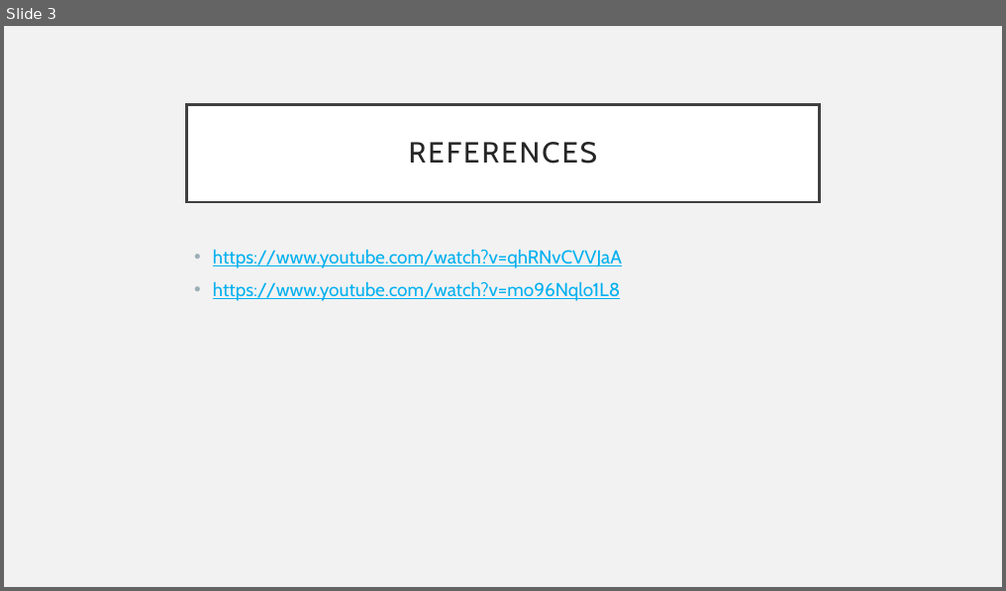
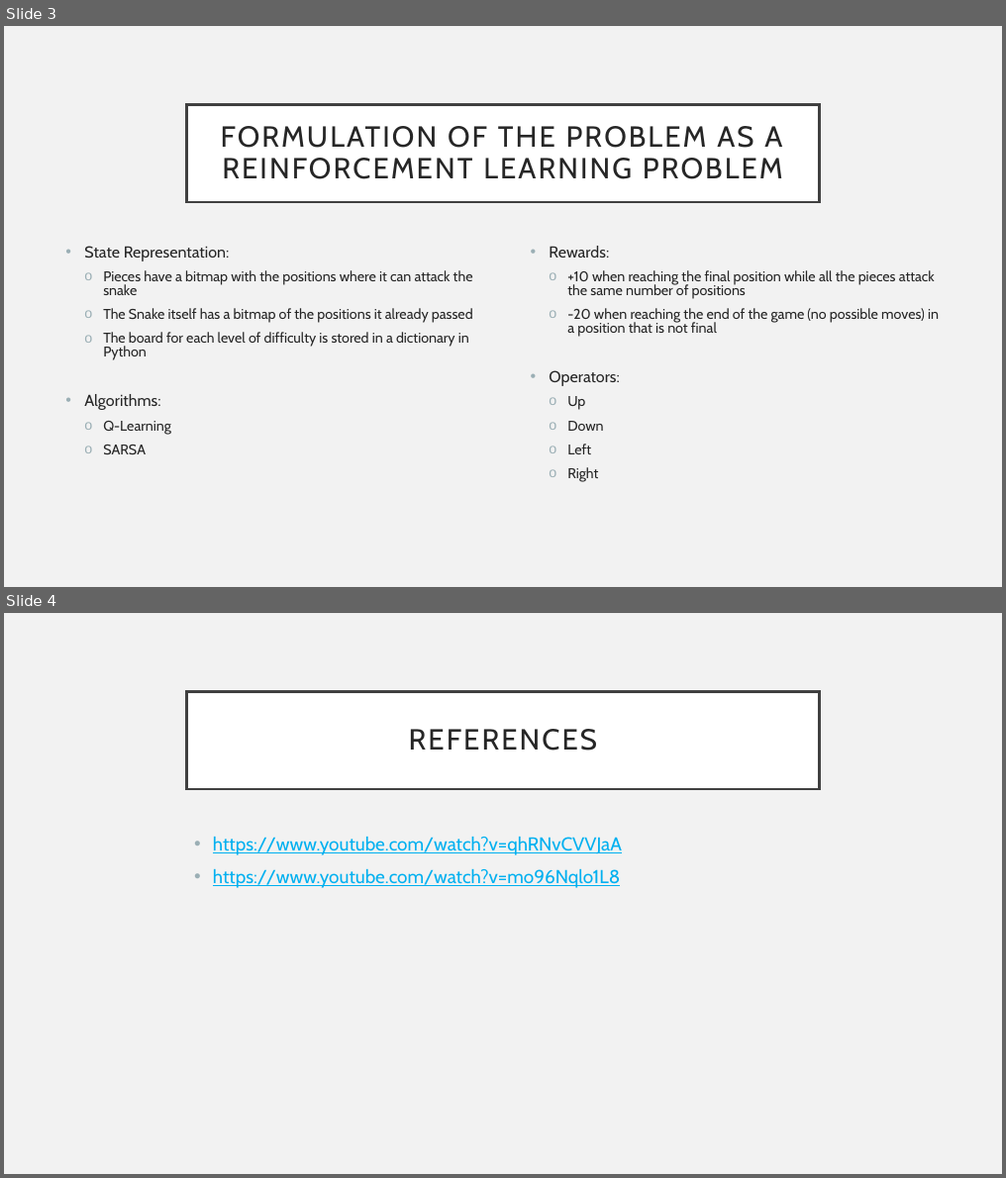
Before and after one commit to caroucintra/IART-PROJ2, a slide deck: docs/FirstCheckpoint.pptm. Shown one above the other, each under a label of ours: slide 3 before the commit, slides 3 and 4 after it. The pictures are 1006x591 and 1006x1178 pixels, drawn with LibreOffice and Linux fonts; fonts in the diff are those of the drawing. Boxes give left, top, right and bottom in pixels: in the first picture for what was removed or moved away, otherwise in the second. Text is boxed around its words. In the diff, an @@ line names an element or a change of style, - is before the commit and + after.

```diff
--- a/docs/FirstCheckpoint.pptm
+++ b/docs/FirstCheckpoint.pptm
@@ slide 3 added at bbox=[4, 26, 1002, 587], background #F2F2F2 @@
@@ title added at bbox=[187, 104, 819, 202], fill #FFFFFF, outline #404040 2.5 pt, 28 pt, text #262626 @@
+FORMULATION OF THE PROBLEM AS A REINFORCEMENT LEARNING PROBLEM
@@ text added at bbox=[84, 246, 473, 455], 13.6 pt, text #262626 @@
+• State Representation:
+  o Pieces have a bitmap with the positions where it can attack the snake
+  o The Snake itself has a bitmap of the positions it already passed
+  o The board for each level of difficulty is stored in a dictionary in Python
+• Algorithms:
+  o Q-Learning
+  o SARSA
@@ text added at bbox=[548, 246, 939, 482], 13.6 pt, text #262626 @@
+• Rewards:
+  o +10 when reaching the final position while all the pieces attack the same number of positions
+  o -20 when reaching the end of the game (no possible moves) in a position that is not final
+• Operators:
+  o Up
+  o Down
+  o Left
+  o Right
@@ what was slide 3 is now slide 4 @@
```
Also in this commit, not shown: 2 slides changed.
